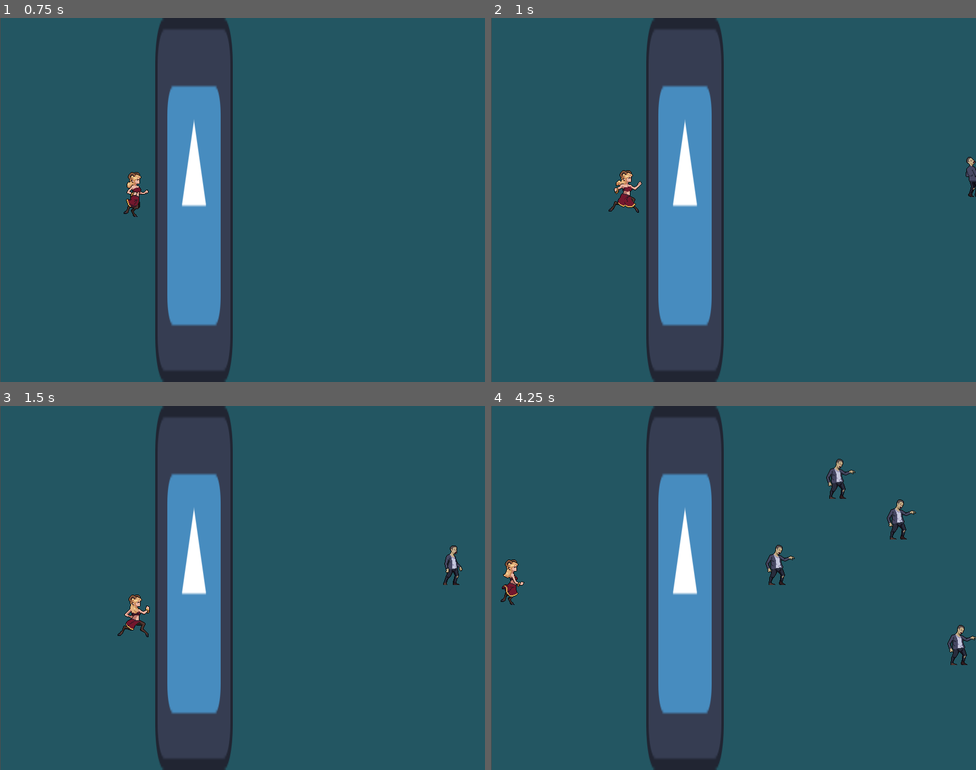
Above: before the commit, frames 1-4 (two rows, left to right).
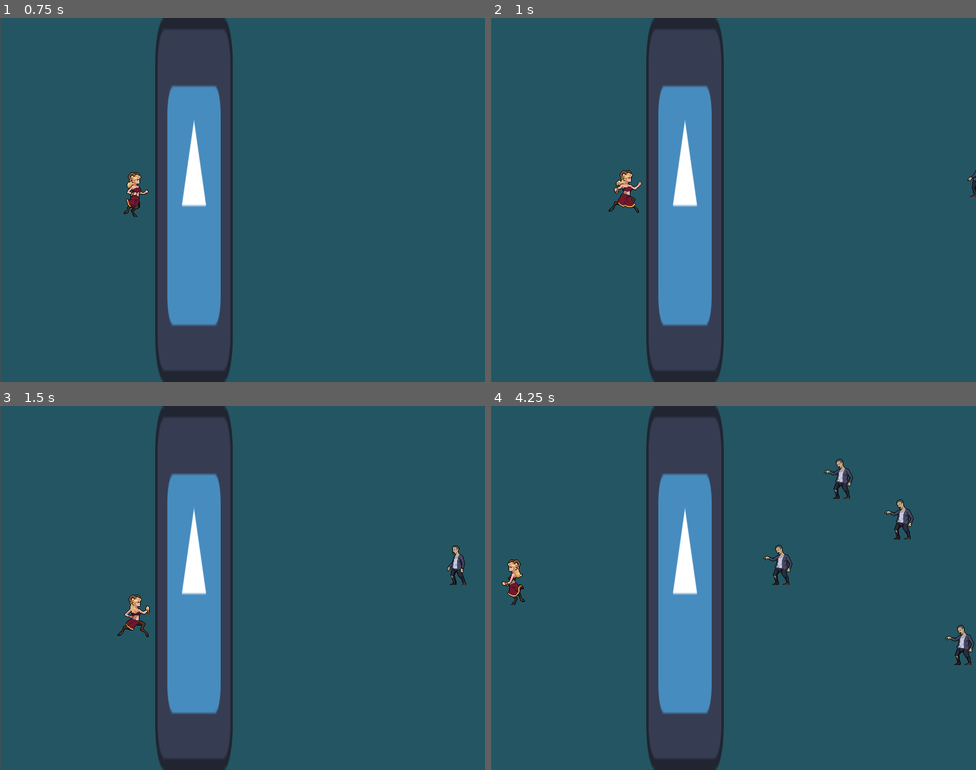
Above: after the commit, the same moments.

Repository: arko-poet/godot-games
Game: Godot game, scene res://main.tscn
The game is run twice, just before and just after one commit, with the same random seed, the same clock (stepped at 60 frames per second) and the same inputs. The engine's default icon, where the game draws it, is replaced by a stand-in: a white triangle on a blue panel in a dark square.
Inputs:
- Up to frame 1 (0.75 s): hold D (move_right) from 0.53 s (still down)
- Up to frame 2 (1 s): keep holding D (move_right)
- Up to frame 3 (1.5 s): release D (move_right) at 1.28 s; hold S (move_down) from 1.28 s (still down)
- Up to frame 4 (4.25 s): release S (move_down) at 2.03 s; hold D (move_right) 2.03-2.78 s; hold W (move_up) 2.78-3.53 s; hold A (move_left) from 3.53 s (still down)

Frame 1 is identical in both runs. In frame 2, 0.1% of the frame differs, in the area x 97-100%, y 38-50%; in frame 3, 0.3%; in frame 4, 1.7%, in the area x 2-100%, y 14-72%.

Commit message:
feat: horizontal flipping of characters

Diff:
--- a/last_stand/player.gd
+++ b/last_stand/player.gd
@@ -15,6 +15,11 @@
 	if Input.is_action_pressed("move_right"):
 		movement_direction.x += 1
 
+	if movement_direction.x == 1:
+		$Sprite.flip_h = false
+	if movement_direction.x == -1:
+		$Sprite.flip_h = true
+
 	if movement_direction == Vector2.ZERO:
 		$Sprite.animation = "idle"
 	else:
--- a/last_stand/zombie.gd
+++ b/last_stand/zombie.gd
@@ -3,6 +3,8 @@
 
 const ZOMBIE_SPEED := 100
 
+func _ready() -> void:
+	$Sprite.flip_h = true
 
 # Called every frame. 'delta' is the elapsed time since the previous frame.
 func _physics_process(delta: float) -> void:
